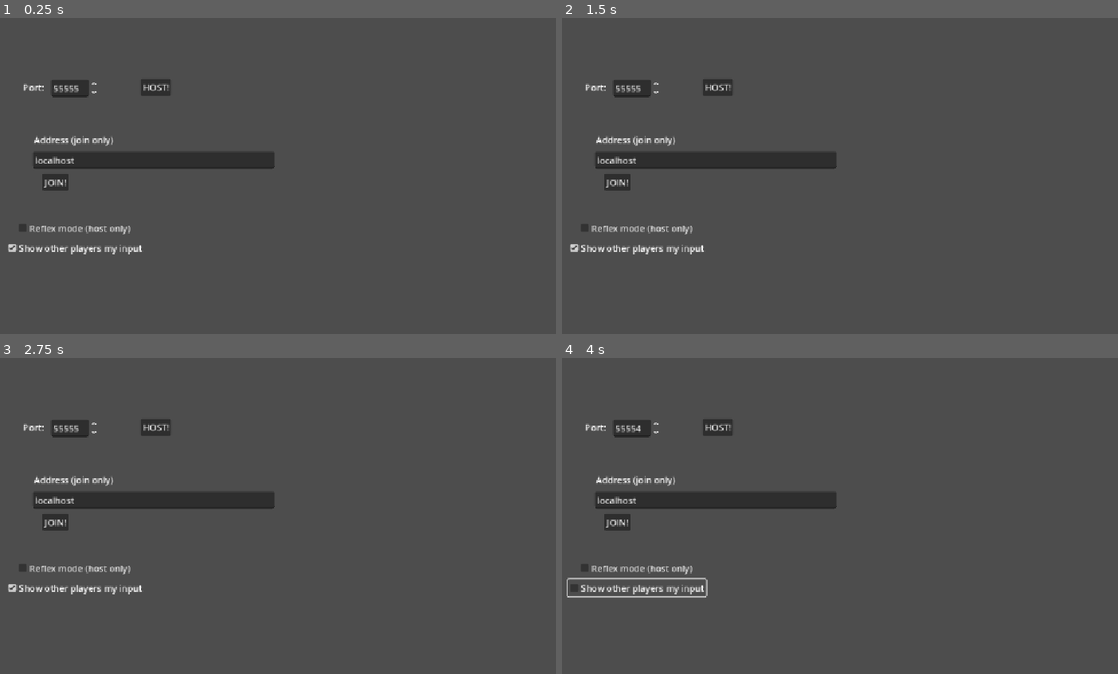
Above: before the commit, frames 1-4 (two rows, left to right).
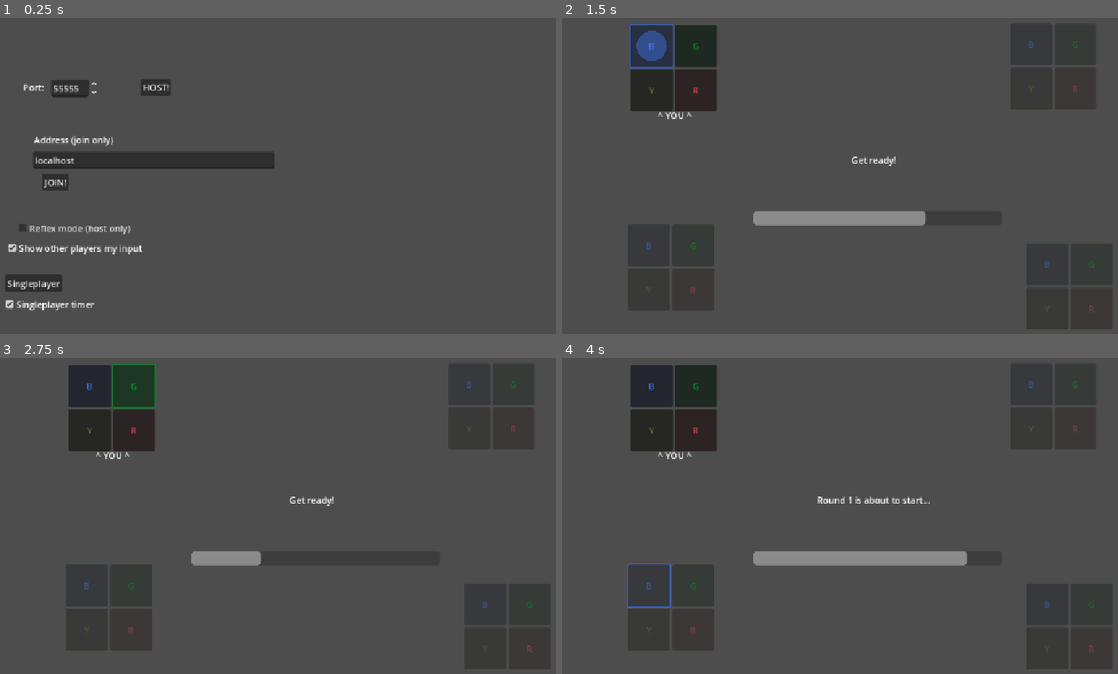
Above: after the commit, the same moments.

Repository: IwailerI/repka-simon-says
Game: Godot game, scene res://lobby.tscn
Same seed, same stepped clock (60 frames per second), same inputs: the game is played once before the commit and once after it.
Inputs (mouse positions are in pixels of both pictures, inside the frame that each line leads up to):
- Up to frame 1 (0.25 s): no input
- Up to frame 2 (1.5 s): click (595, 283) at 0.5 s, where only the run after the commit has a clickable "Singleplayer"; click (650, 46) at 1.25 s, where only the run after the commit has a clickable "B"
- Up to frame 3 (2.75 s): click (133, 386) at 2 s, where only the run after the commit has a clickable "G"
- Up to frame 4 (4 s): click (650, 430) at 2.75 s, where only the run after the commit has a clickable "Y"; click (634, 588) at 3.5 s, where only the run before the commit has a clickable "Show other players my input"

The runs differ from the first frame. In frame 1, 0.7% of the frame differs, in the area x 1-17%, y 81-93%; in frame 2, 9.1%; in frame 3, 8.2%; in frame 4, 9.9%, in the area x 0-96%, y 2-94%.

Commit message:
add singleplayer

Diff:
--- a/lobby.gd
+++ b/lobby.gd
@@ -10,6 +10,8 @@
 @onready var host_button: Button = $HostButton
 @onready var reflex_mode: CheckBox = $ReflexMode
 @onready var colored_feedback: CheckBox = $ColoredFeedback
+@onready var singleplayer_timer: CheckBox = $SingleplayerTimer
+@onready var singleplayer: Button = $Singleplayer
 
 
 func _ready() -> void:
@@ -47,6 +49,20 @@
 		label.text += "connection failed\n"
 	)
 
+	singleplayer.pressed.connect(func() -> void:
+		var tree := get_tree()
+		var inst := preload("res://simonsays.tscn").instantiate()
+
+		inst.reflex_mode = reflex_mode.button_pressed
+		inst.colored_feedback = colored_feedback.button_pressed
+		inst.singleplayer = true
+		inst.singleplayer_timer = singleplayer_timer.button_pressed
+
+		tree.root.add_child(inst)
+		tree.current_scene = inst
+		queue_free()
+	)
+
 
 func _on_peer_connected(id: int) -> void:
 	label.text += "peer %d connected\n" % id
--- a/lobby.tscn
+++ b/lobby.tscn
@@ -67,6 +67,14 @@
 offset_bottom = 366.0
 text = "JOIN!"
 
+[node name="Singleplayer" type="Button" parent="." groups=["temporary"]]
+layout_mode = 0
+offset_left = 28.0
+offset_top = 518.0
+offset_right = 131.0
+offset_bottom = 549.0
+text = "Singleplayer"
+
 [node name="Label2" type="Label" parent="." groups=["temporary"]]
 layout_mode = 0
 offset_left = 60.0
@@ -99,3 +107,12 @@
 offset_bottom = 485.0
 button_pressed = true
 text = "Show other players my input"
+
+[node name="SingleplayerTimer" type="CheckBox" parent="." groups=["temporary"]]
+layout_mode = 0
+offset_left = 24.0
+offset_top = 556.0
+offset_right = 274.0
+offset_bottom = 587.0
+button_pressed = true
+text = "Singleplayer timer"
--- a/simonsays.gd
+++ b/simonsays.gd
@@ -18,10 +18,13 @@
 var our_p: SimonSaysPanel
 var reflex_mode: bool = false
 var colored_feedback: bool = false
+var singleplayer: bool = false
+var singleplayer_timer: bool = false
 
 @onready var remaining_time: ProgressBar = $RemainingTime
 @onready var text: RichTextLabel = $Text
 @onready var screen_rect: ColorRect = $ScreenRect
+@onready var continue_button: Button = $Continue
 
 var _round_num: int = 0
 var _survivors: PackedInt32Array
@@ -53,6 +56,9 @@
 
 	if not colored_feedback:
 		our_p.disable_input_sharing()
+
+	if singleplayer and not singleplayer_timer:
+		continue_button.show()
 
 
 @rpc("any_peer", "call_local", "reliable")
@@ -113,18 +119,20 @@
 
 
 func server_loop() -> void:
-	await get_tree().create_timer(3.0).timeout
+	await _wait_timer(3.0)
 
-	while _players_in_game.size() > 1:
+	while _players_in_game.size() > 1 or (singleplayer and _players_in_game.size() > 0):
 		await play_round()
 
-	if _players_in_game.size() == 0:
+	if singleplayer:
+		_set_text("You lost on round %d!" % _round_num)
+	elif _players_in_game.size() == 0:
 		_set_text.rpc("Draw!")
 	else:
 		_set_text.rpc("Player %d wins!" % _players_in_game[0])
 		_declare_winner.rpc(_players_in_game[0])
 
-	await get_tree().create_timer(3.0).timeout
+	await _wait_timer(3.0)
 
 	_reload_scene.rpc()
 
@@ -140,10 +148,9 @@
 		seq.push_back(Col.values().pick_random())
 
 	_set_text.rpc("Round %d is about to start..." % _round_num)
-	_start_timer.rpc(3.0)
 	_reset_state.rpc()
 
-	await get_tree().create_timer(3.0).timeout
+	await _wait_timer(3.0)
 
 	var prompt := ""
 	for v: Col in seq:
@@ -154,13 +161,14 @@
 		_set_text.rpc("Simon says:\n" + prompt)
 	else:
 		_set_text.rpc("Simon says:\n%s\nGet ready..." % prompt)
-		_start_timer.rpc(5.0)
-		await get_tree().create_timer(5.0).timeout
+
+		await _wait_timer(5.0)
+
 		_start_sequence.rpc(seq)
 		_set_text.rpc("Repeat!")
 
-	_start_timer.rpc(5.0)
-	await get_tree().create_timer(5.0).timeout
+
+	await _wait_timer(5.0)
 
 	var peers := multiplayer.get_peers()
 	peers.append(multiplayer.get_unique_id())
@@ -170,6 +178,13 @@
 			_players_in_game.erase(peer)
 
 
+func _wait_timer(d: float) -> void:
+	if singleplayer and not singleplayer_timer:
+		await continue_button.pressed
+	else:
+		_start_timer.rpc(d)
+		await get_tree().create_timer(d).timeout
+
 func _get_panel_of_peer(peer: int) -> SimonSaysPanel:
 	var peers := multiplayer.get_peers()
 	peers.append(multiplayer.get_unique_id())
--- a/simonsays.tscn
+++ b/simonsays.tscn
@@ -63,3 +63,11 @@
 autowrap_mode = 1
 horizontal_alignment = 1
 vertical_alignment = 1
+
+[node name="Continue" type="Button" parent="."]
+visible = false
+offset_left = 523.0
+offset_top = 579.0
+offset_right = 614.0
+offset_bottom = 610.0
+text = "CONTINUE"
